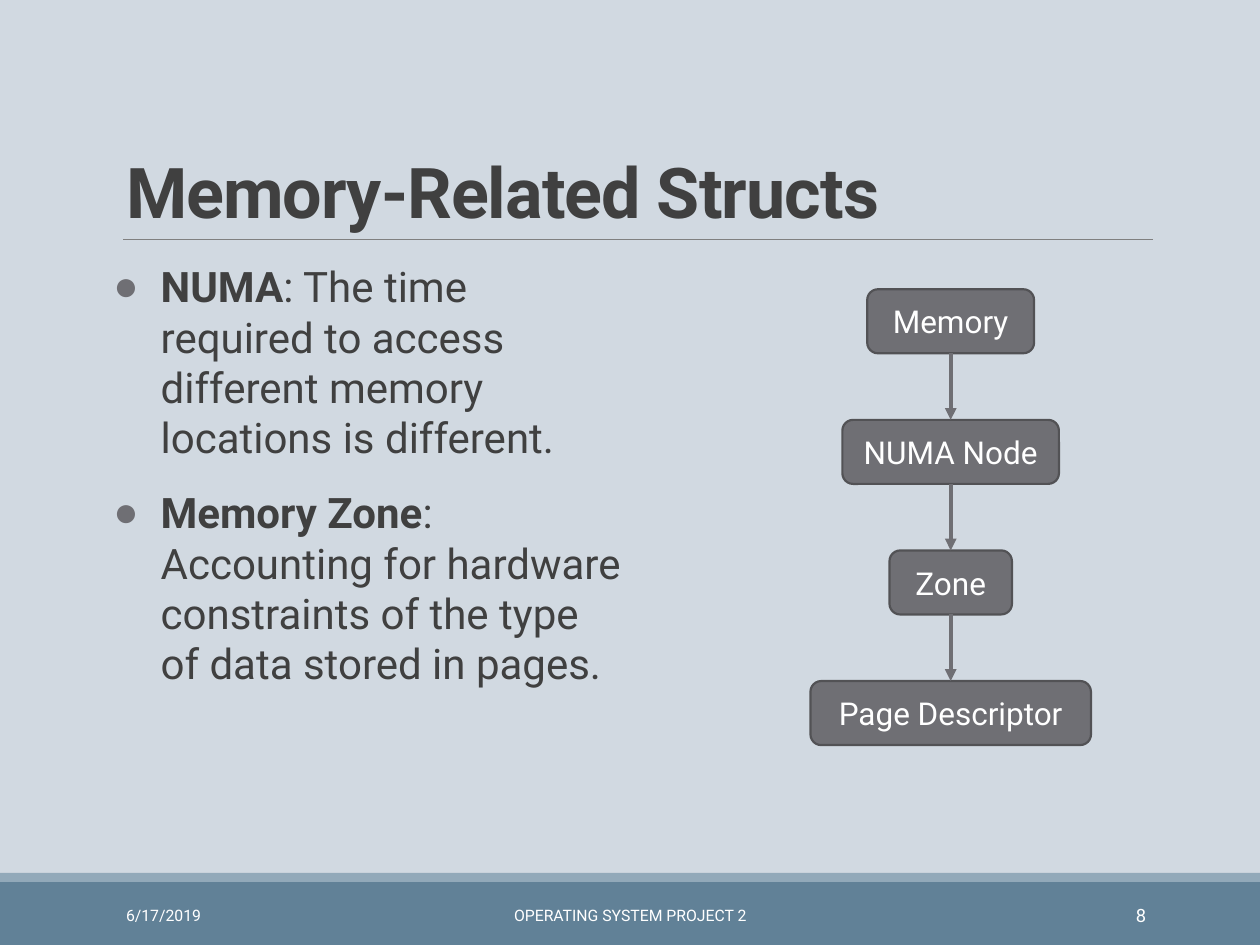
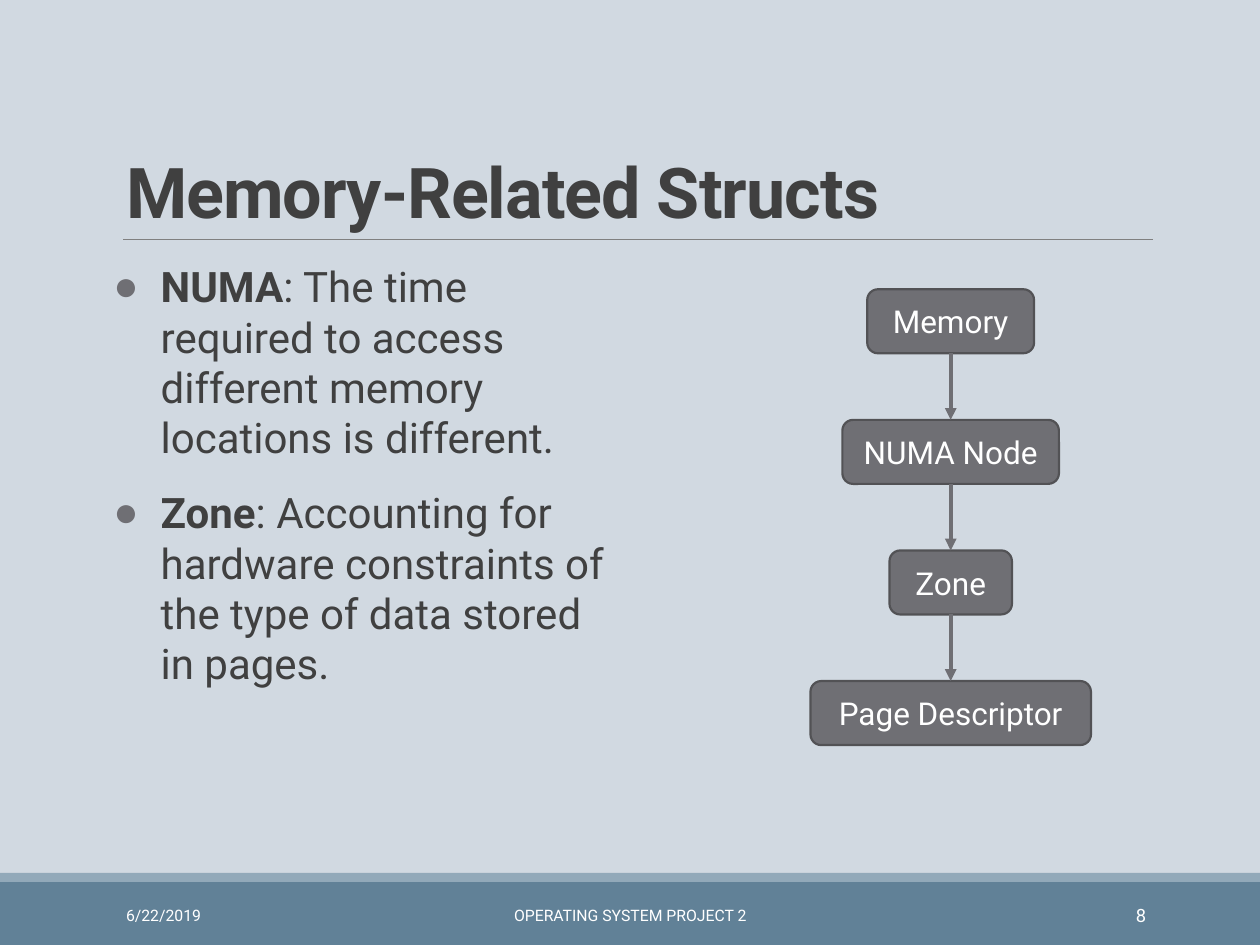
Before and after one commit to wzh99/OSProject, a slide deck: slide 8 of Project2/prj2pre.pptx. Drawn at 1260x945 pixels with LibreOffice and Linux fonts; fonts in the diff are those of the drawing. Boxes give left, top, right and bottom in pixels: in the first picture for what was removed or moved away, otherwise in the second. Text is boxed around its words. In the diff, an @@ line names an element or a change of style, - is before the commit and + after.

```diff
--- a/Project2/prj2pre.pptx
+++ b/Project2/prj2pre.pptx
@@ text at (161, 496, 603, 688): text changed @@
-● Memory Zone: Accounting for hardware constraints of the type of data stored in pages.
+● Zone: Accounting for hardware constraints of the type of data stored in pages.
@@ text at (126, 909, 201, 922): text changed @@
-6/17/2019
+6/22/2019
```
Also in this commit, not shown: 23 other slides changed, 9 slides added, 1 other file.
